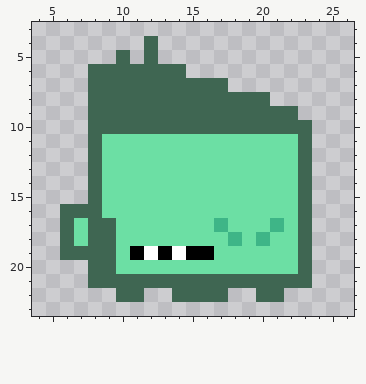
A pixel-art sprite gets an edit: packages/nouns-img-permutator/assets/layer-3/head-ape.png. The picture above was drawn from the file before the commit.
The file is 32x32 pixels. Shown: x 4..26, y 3..23.
After:
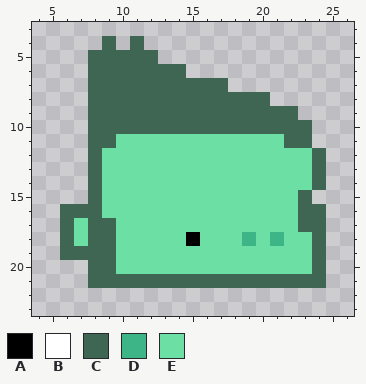
Palette (. is transparent): A #000000  B #ffffff  C #3f6652  D #3eb587  E #6cdfa4
Change:
{"y":4,"x":9,"old":".","new":"C"}
{"y":4,"x":11,"old":".C","new":"C."}
{"y":5,"x":8,"old":"..","new":"CC"}
{"y":5,"x":11,"old":".","new":"C"}
{"y":11,"x":9,"old":"E","new":"C"}
{"y":11,"x":22,"old":"E","new":"C"}
{"y":12,"x":23,"old":"C.","new":"EC"}
{"y":13,"x":23,"old":"C.","new":"EC"}
{"y":14,"x":23,"old":"C.","new":"EC"}
{"y":16,"x":24,"old":".","new":"C"}
{"y":17,"x":17,"old":"D","new":"E"}
{"y":17,"x":21,"old":"D","new":"E"}
{"y":17,"x":24,"old":".","new":"C"}
{"y":18,"x":15,"old":"E","new":"A"}
{"y":18,"x":18,"old":"DEDE","new":"EDED"}
{"y":18,"x":23,"old":"C.","new":"EC"}
{"y":19,"x":11,"old":"ABABAA","new":"EEEEEE"}
{"y":19,"x":23,"old":"C.","new":"EC"}
{"y":20,"x":23,"old":"C.","new":"EC"}
{"y":21,"x":24,"old":".","new":"C"}
{"y":22,"x":10,"old":"CC","new":".."}
{"y":22,"x":14,"old":"CCCC","new":"...."}
{"y":22,"x":20,"old":"CC","new":".."}
{"label":"changed","picture_box":[88,36,158,64]}
{"label":"changed","picture_box":[102,134,116,148]}
{"label":"changed","picture_box":[116,134,326,302]}
